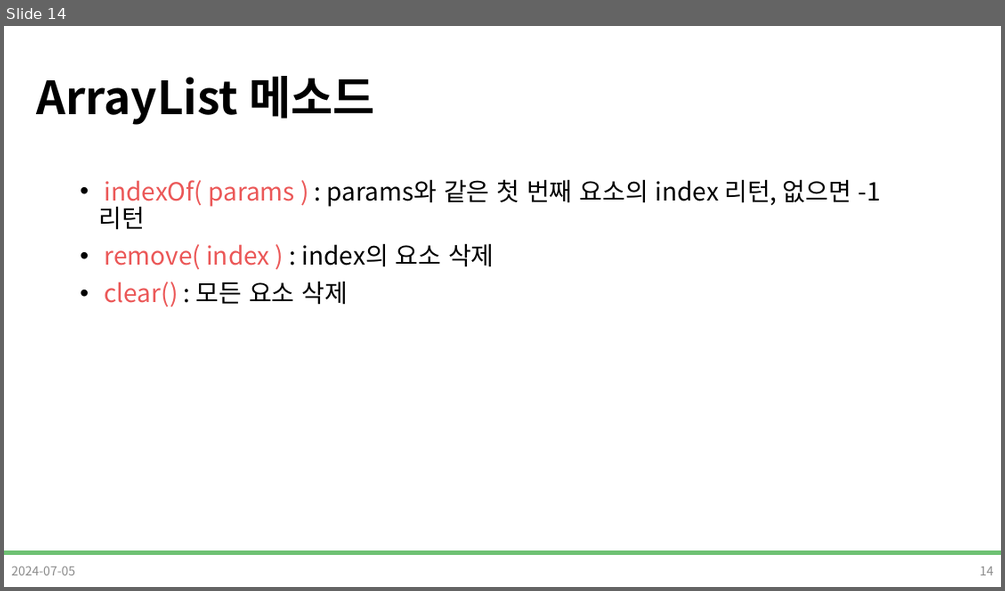
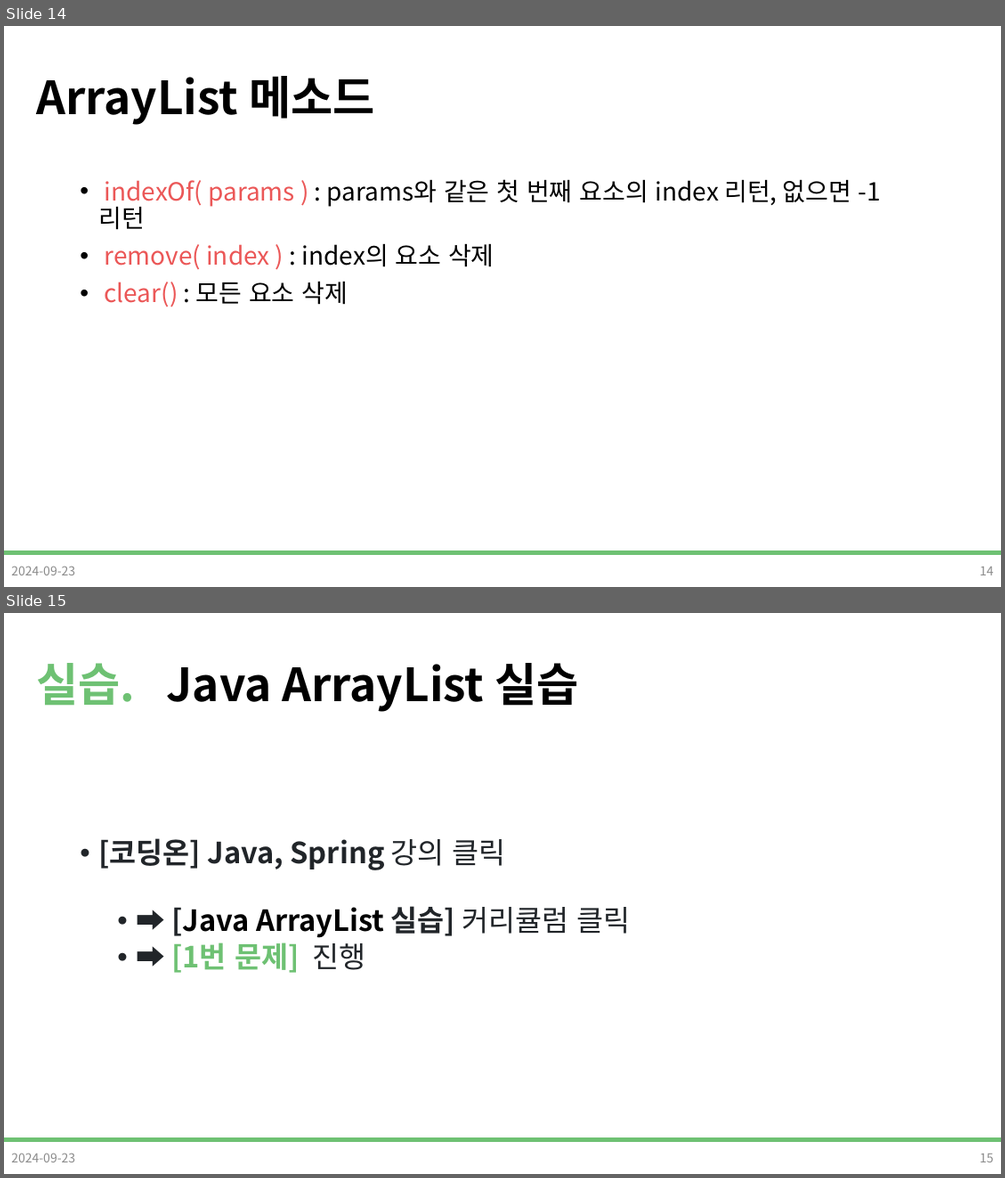
Before and after one commit to DevDamon0527/SeSAC_Yeongdeungpo_Campus_6th, a slide deck: material/[SeSAC_YDP_6] 38_Java_배열.pptx. Shown one above the other, each under a label of ours: slide 14 before the commit, slides 14 and 15 after it. The pictures are 1005x591 and 1005x1178 pixels, drawn with LibreOffice and Linux fonts; fonts in the diff are those of the drawing; background and template pictures are left out. Boxes give left, top, right and bottom in pixels: in the first picture for what was removed or moved away, otherwise in the second. Text is boxed around its words. In the diff, an @@ line names an element or a change of style, - is before the commit and + after.

Commit message:
lecture ready(0923) : Java PPT 실습 수정

```diff
--- a/material/[SeSAC_YDP_6] 38_Java_배열.pptx
+++ b/material/[SeSAC_YDP_6] 38_Java_배열.pptx
@@ slide 15 added at <box>4,613,1001,1174</box>, background #FFFFFF; not listed: 1 template element that a slide beside it also shows @@
@@ title added at <box>36,663,578,712</box>, 44 pt, text #000000, bold @@
+실습. Java ArrayList 실습
@@ text added at <box>98,838,631,973</box>, 28 pt, text #212529, bold @@
+• [코딩온] Java, Spring 강의 클릭
+  • ➡ [Java ArrayList 실습] 커리큘럼 클릭
+  • ➡ [1번 문제] 진행
@@ text added at <box>11,1152,75,1162</box>, 12 pt, text #8C8C8C @@
+2024-09-23
@@ page number added at <box>979,1153,994,1162</box>, 12 pt, text #8C8C8C @@
+15
@@ slide 14 changed as well @@
@@ text at <box>11,565,75,575</box>: text changed @@
-2024-07-05
+2024-09-23
```
Also in this commit, not shown: 12 other slides changed, 1 other slide added, 2 slides removed.
